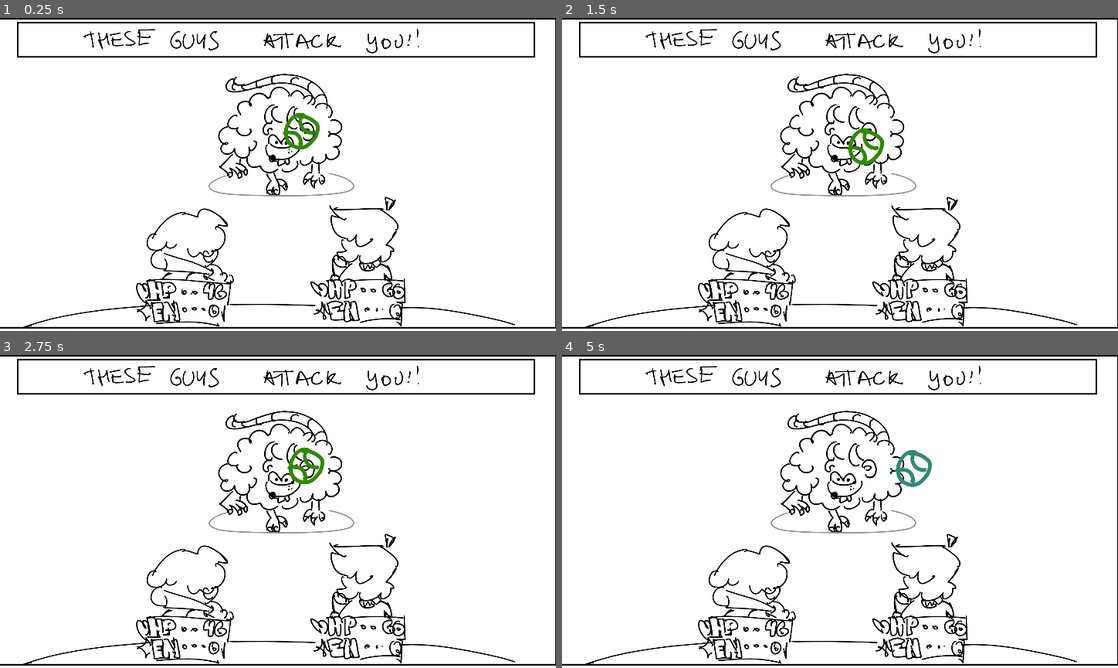
Above: before the commit, frames 1-4 (two rows, left to right).
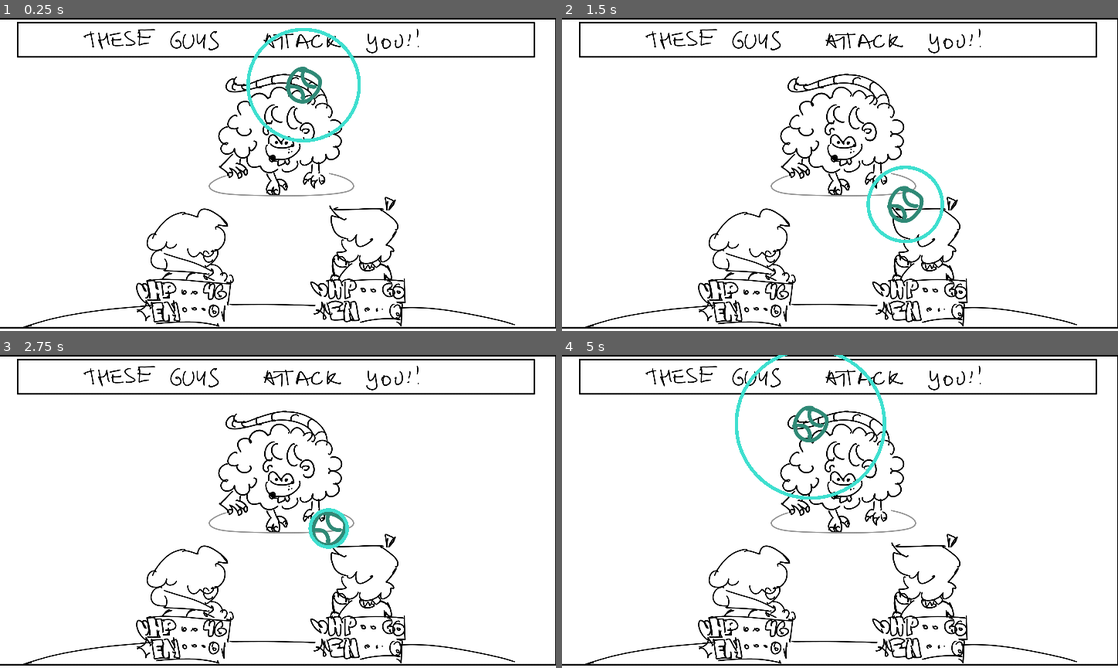
Above: after the commit, the same moments.

Repository: mrpedrobraga/dreamtone_prototypes
Game: Godot game, scene res://BattleScene.tscn
Same seed, same stepped clock (60 frames per second), same inputs: the game is played once before the commit and once after it.
Inputs:
- Up to frame 1 (0.25 s): no input
- Up to frame 2 (1.5 s): hold Right (ui_right) 0.53-1.28 s; tap Z (OK) at 0.6, 1.35 s; hold Down (ui_down) from 1.28 s (still down)
- Up to frame 3 (2.75 s): release Down (ui_down) at 2.03 s; hold Right (ui_right) from 2.03 s (still down); tap Z (OK) at 2.1 s
- Up to frame 4 (5 s): release Right (ui_right) at 2.78 s; hold Up (ui_up) 2.78-3.53 s; tap Z (OK) at 2.85, 3.6, 4.35 s; hold Left (ui_left) from 3.53 s (still down)

The runs differ from the first frame. In frame 1, 1.4% of the frame differs, in the area x 44-65%, y 3-42%; in frame 2, 1.2%; in frame 3, 0.9%; in frame 4, 1.5%, in the area x 31-67%, y 0-47%.

Commit message:
feat: Implemented the shrinking circle one.

Diff:
--- a/Attack.gd
+++ b/Attack.gd
@@ -13,16 +13,36 @@
 signal miss
 
 var time_offset = 0
+var timer = 1
+var timer_max = 1
 var horizontal_offset = 0
 var vertical_offset = 0
 
 var hitting_window = false
 
+func _ready() -> void:
+	_begin()
+
 func _begin():
 	time_offset = 0
+	timer = timer_max
+
+	if attack_mode == AttackType.SHRINKING_CIRCLE:
+		horizontal_offset = (randf() - 0.5) * rect_size.x
+		vertical_offset = (randf() - 0.5) * rect_size.y
 
 func _process(delta):
 	time_offset += delta
+	timer -= delta
+
+	if timer < 0:
+		if attack_mode == AttackType.SHRINKING_CIRCLE:
+			_attack()
+		_begin()
+	elif Input.is_action_just_pressed('OK'):
+		if _attack():
+			if attack_mode == AttackType.SHRINKING_CIRCLE:
+				_begin()
 
 	hitting_window = false
 
@@ -40,35 +60,39 @@
 
 			if $Hitbox.get_rect().has_point(Vector2(horizontal_offset, vertical_offset)+rect_size/2):
 				hitting_window = true
+		AttackType.SHRINKING_CIRCLE:
+			var vector = Input.get_vector('ui_left', 'ui_right', 'ui_up', 'ui_down')
+			horizontal_offset += vector.x
+			vertical_offset += vector.y
+
+			if $Hitbox.get_rect().has_point(Vector2(horizontal_offset, vertical_offset)+rect_size/2):
+				hitting_window = true
 
 	update()
 
-	_handle_attack()
-
-func _handle_attack():
-	if Input.is_action_just_pressed('OK'):
+func _attack():
 		if hitting_window:
 			emit_signal('hit')
+			return true
 		else:
 			emit_signal('miss')
+			return false
 
 
 func _draw() -> void:
 	var center = rect_size/2
 
-	match attack_mode:
-		AttackType.HORIZONTAL_SLIDER:
-			_draw_indicator(
-				center +
-				Vector2.RIGHT * horizontal_offset +
-				Vector2.UP * vertical_offset
-			)
-		AttackType.VERTICAL_SLIDER:
-			_draw_indicator(
-				center +
-				Vector2.RIGHT * horizontal_offset +
-				Vector2.UP * vertical_offset
-			)
+	var indicator_position = center +\
+		Vector2.RIGHT * horizontal_offset +\
+		Vector2.DOWN * vertical_offset
+
+	_draw_indicator(
+		indicator_position
+	)
+
+	if attack_mode == AttackType.SHRINKING_CIRCLE:
+		var radius = 32 * (timer_max - (time_offset - floor(time_offset)))
+		draw_arc(indicator_position, radius, 0, TAU, 64, Color.turquoise, 1.5)
 
 func _draw_indicator(where: Vector2):
 	var size = Vector2(16, 16)
--- a/BattleScene.gd
+++ b/BattleScene.gd
@@ -11,3 +11,7 @@
 	$Timer.start()
 	yield($Timer, "timeout")
 	get_tree().paused = false
+
+
+func _on_Attack_miss() -> void:
+	print("Oopsie!")
--- a/BattleScene.tscn
+++ b/BattleScene.tscn
@@ -72,6 +72,7 @@
 margin_right = 154.0
 margin_bottom = 79.0
 script = ExtResource( 3 )
+attack_mode = 2
 
 [node name="Hitbox" type="Control" parent="Attack"]
 margin_left = 27.0
@@ -80,3 +81,4 @@
 margin_bottom = 38.0
 
 [connection signal="hit" from="Attack" to="." method="_on_Attack_hit"]
+[connection signal="miss" from="Attack" to="." method="_on_Attack_miss"]
Not shown, changed: export_presets.cfg
